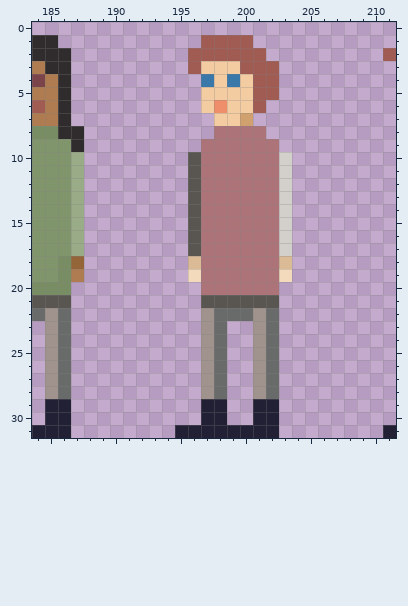
Pixel-art file: img/Characters.aseprite. That is the earlier state.
320x32 pixels, 1 frame. Colours within 5 levels of each other are drawn and written as one. Shown: x 184..211, y 0..31. The commit also changed other parts of the picture, which this record leaves out.
Now the later version:
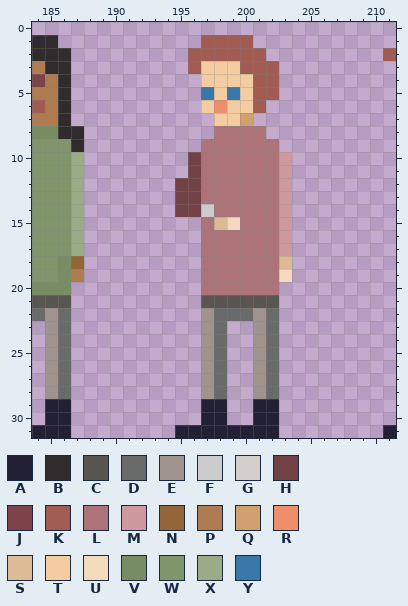
Palette (. is transparent): A #222034  B #302c2e  C #595652  D #696a6a  E #a0938e  F #cbcbcb  G #d3cfca  H #724247  J #7a444a  K #a05b53  L #ac7379  M #cd999f  N #95653a  P #ae7c50  Q #d0a16e  R #ee8e6b  S #dbba96  T #f4cca1  U #f4dabd  V #798d65  W #80956b  X #99ab87  Y #3978a8
From old to new:
{"where": "layers \"Clothing\", \"Skin\""}
{"y":4,"x":197,"old":"Y","new":"T"}
{"y":4,"x":199,"old":"Y","new":"T"}
{"y":5,"x":197,"old":"T","new":"Y"}
{"y":5,"x":199,"old":"T","new":"Y"}
{"y":10,"x":196,"old":"C","new":"H"}
{"y":10,"x":203,"old":"G","new":"M"}
{"y":11,"x":196,"old":"C","new":"H"}
{"y":11,"x":203,"old":"G","new":"M"}
{"y":12,"x":195,"old":".C","new":"HH"}
{"y":12,"x":203,"old":"G","new":"M"}
{"y":13,"x":195,"old":".C","new":"HH"}
{"y":13,"x":203,"old":"G","new":"M"}
{"y":14,"x":195,"old":".CL","new":"HHF"}
{"y":14,"x":203,"old":"G","new":"M"}
{"y":15,"x":196,"old":"C","new":"."}
{"y":15,"x":198,"old":"LL","new":"SU"}
{"y":15,"x":203,"old":"G","new":"M"}
{"y":16,"x":196,"old":"C","new":"."}
{"y":16,"x":203,"old":"G","new":"M"}
{"y":17,"x":196,"old":"C","new":"."}
{"y":17,"x":203,"old":"G","new":"M"}
{"y":18,"x":196,"old":"S","new":"."}
{"y":19,"x":196,"old":"U","new":"."}
